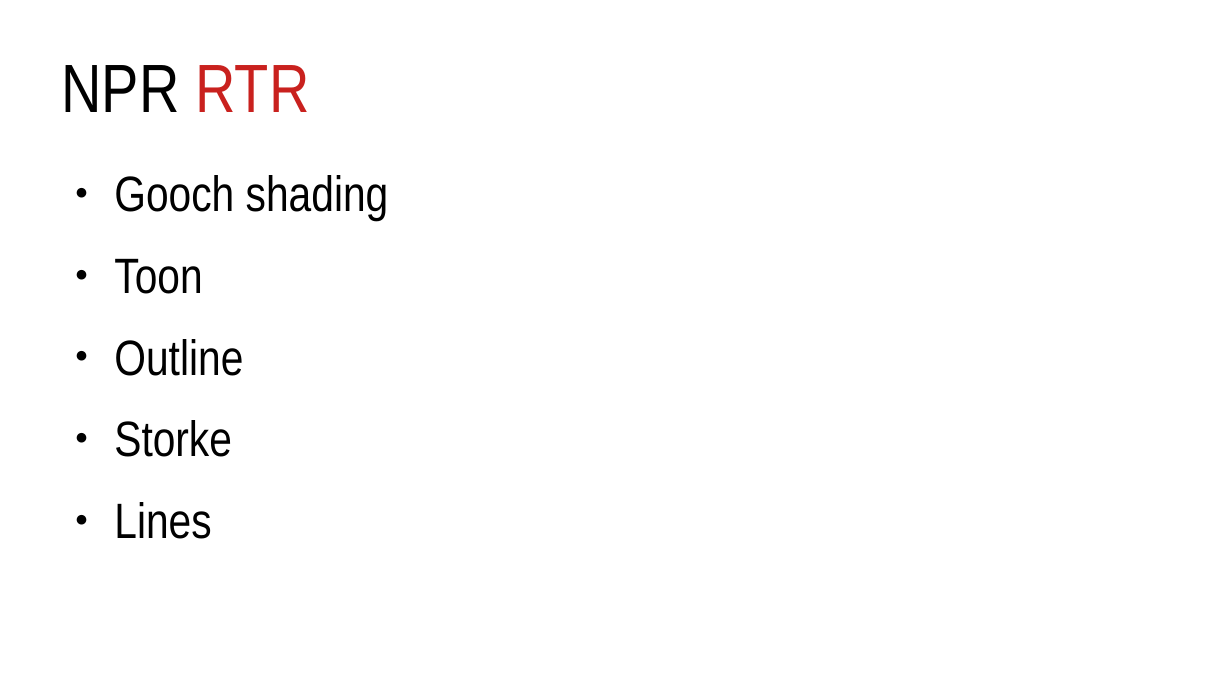
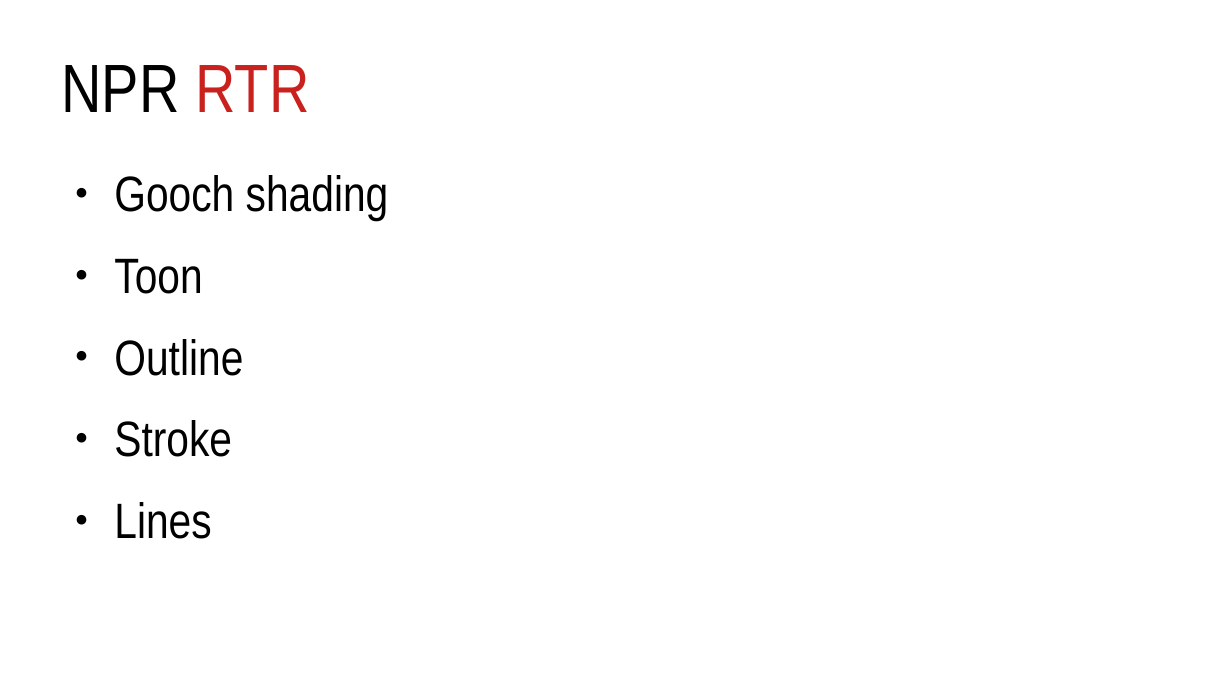
Before and after one commit to lorentzo/IntroductionToComputerGraphics, a slide deck: slide 6 of lectures/16_more_rendering/more_rendering.odp. Drawn at 1232x693 pixels with LibreOffice and Linux fonts; fonts in the diff are those of the drawing. Boxes give left, top, right and bottom in pixels: in the first picture for what was removed or moved away, otherwise in the second. Text is boxed around its words. In the diff, an @@ line names an element or a change of style, - is before the commit and + after.

```diff
--- a/lectures/16_more_rendering/more_rendering.odp
+++ b/lectures/16_more_rendering/more_rendering.odp
@@ text at (114,420,232,457): text changed @@
-● Storke
+● Stroke
```
Also in this commit, not shown: 1 other file.
